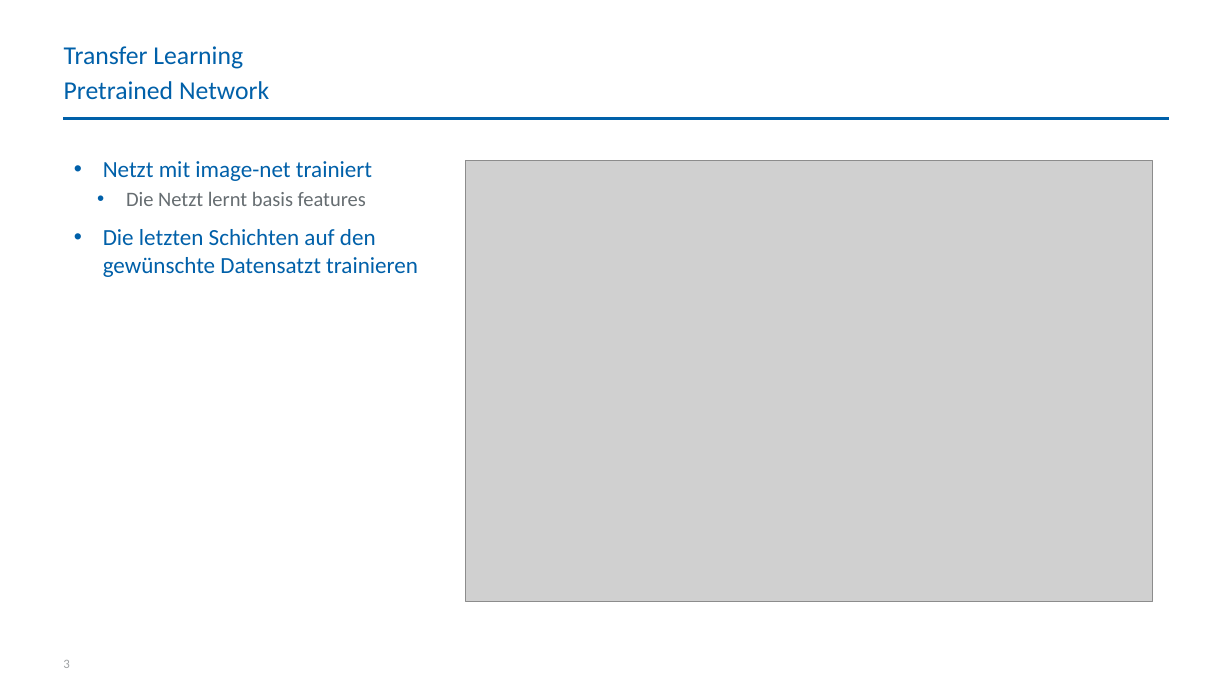
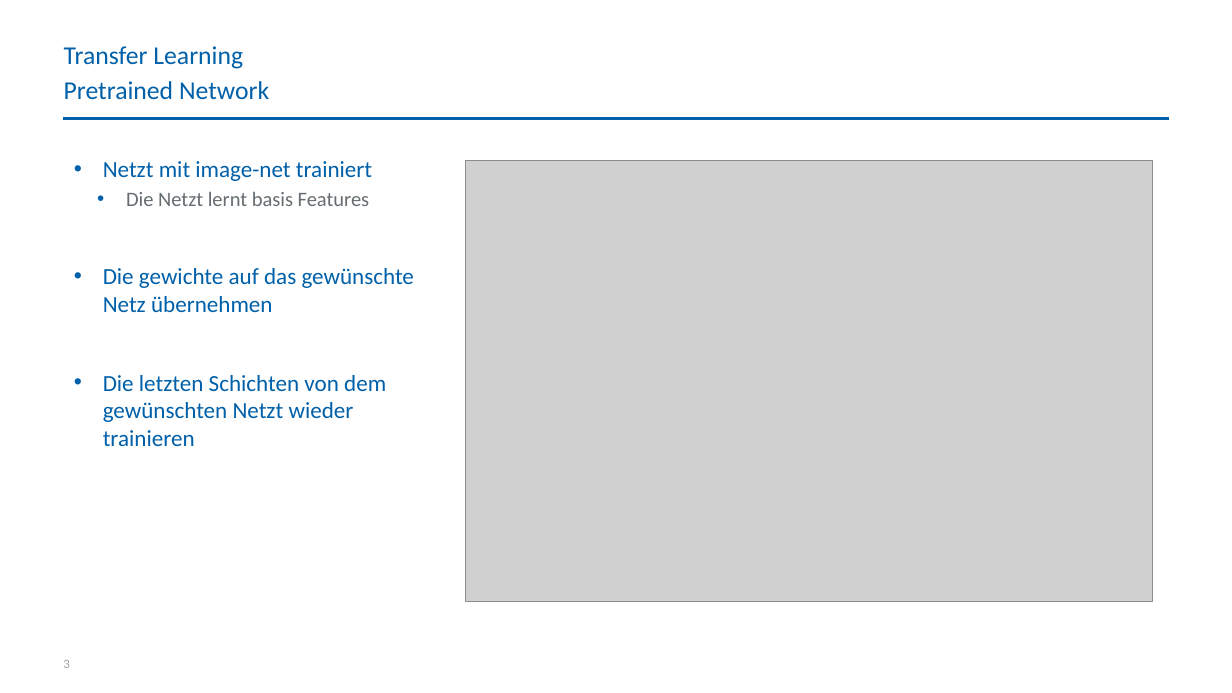
Before and after one commit to y-ph/exxwks-AI, a slide deck: slide 3 of slides/eXXcellent workshop 2019_transferLearning.pptx. Drawn at 1232x693 pixels with LibreOffice and Linux fonts; fonts in the diff are those of the drawing; grey boxes stand for pictures. Boxes give left, top, right and bottom in pixels: in the first picture for what was removed or moved away, otherwise in the second. Text is boxed around its words. In the diff, an @@ line names an element or a change of style, - is before the commit and + after.

Commit message:
modify transfer learning

```diff
--- a/slides/eXXcellent workshop 2019_transferLearning.pptx
+++ b/slides/eXXcellent workshop 2019_transferLearning.pptx
@@ text at (103, 192, 414, 446): text changed @@
-    • Die Netzt lernt basis features
-• Die letzten Schichten auf den gewünschte Datensatzt trainieren
+    • Die Netzt lernt basis Features
+• Die gewichte auf das gewünschte Netz übernehmen
+• Die letzten Schichten von dem gewünschten Netzt wieder trainieren
```
Also in this commit, not shown: 1 other slide changed.
